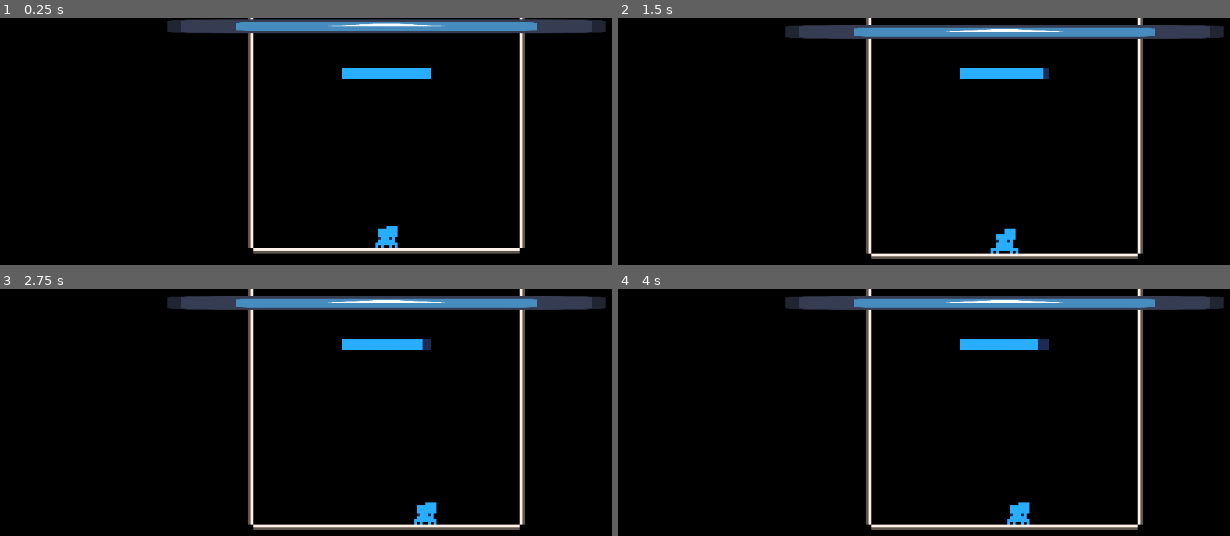
Above: before the commit, frames 1-4 (two rows, left to right).
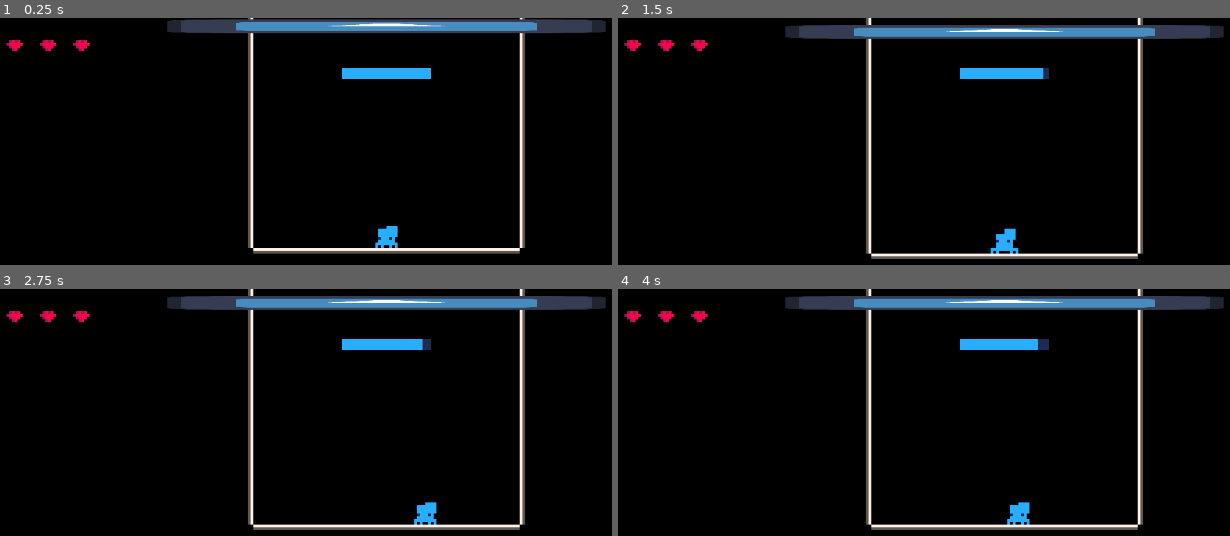
Above: after the commit, the same moments.

Repository: Flamenccio/spider-jump
Game: Godot game, scene res://game.tscn
The game is run twice, just before and just after one commit, with the same random seed, the same clock (stepped at 60 frames per second) and the same inputs. The engine's default icon, where the game draws it, is replaced by a stand-in: a white triangle on a blue panel in a dark square.
Inputs (mouse positions are in pixels of both pictures, inside the frame that each line leads up to):
- Up to frame 1 (0.25 s): no input
- Up to frame 2 (1.5 s): tap Enter at 0.5 s; move the mouse to (1181, 220) at 0.52 s; press the mouse at (1181, 220) at 0.53 s; hold D (move_right) 0.53-1.25 s; release the mouse at (1181, 220) at 1.25 s; drag from (844, 264) to (1003, 32) at 1.27 s
- Up to frame 3 (2.75 s): tap Space at 2 s; move the mouse to (465, 414) at 2.02 s; hold D (move_right) from 2.03 s (still down); tap Delete at 2.1 s
- Up to frame 4 (4 s): release D (move_right) at 2.75 s; drag from (outside the picture) to (1003, 303) at 2.77 s; tap Enter at 3.5 s; move the mouse to (outside the picture) at 3.52 s; hold A (move_left) from 3.53 s (still down); tap V at 3.6 s

The runs differ from the first frame. In frame 1, 0.3% of the frame differs, in the area x 0-15%, y 8-14%; in frame 2, 0.3%; in frame 3, 0.3%; in frame 4, 0.3%.

Commit message:
add health bar

Diff:
--- a/game.tscn
+++ b/game.tscn
@@ -31,7 +31,7 @@
 _follow_target = NodePath("../Player")
 
 [node name="DeathTrigger" type="Area2D" parent="Camera"]
-position = Vector2(0, 98)
+position = Vector2(0, 89)
 collision_layer = 0
 script = ExtResource("2_j5wjh")
 
@@ -90,6 +90,7 @@
 [connection signal="new_level_spawned" from="LevelSpawner" to="LevelSpawnTrigger" method="enqueue_elevation"]
 [connection signal="body_entered" from="LevelSpawnTrigger" to="LevelSpawnTrigger" method="_on_player_entered"]
 [connection signal="player_entered" from="LevelSpawnTrigger" to="LevelSpawner" method="spawn_new_level"]
+[connection signal="health_updated" from="PlayerStats" to="UI/Hud" method="_on_health_updated"]
 [connection signal="player_died" from="PlayerStats" to="." method="game_over"]
 [connection signal="player_hurt" from="PlayerStats" to="Player" method="_on_player_hurt"]
 [connection signal="stamina_updated" from="PlayerStats" to="UI/Hud" method="_on_stamina_updated"]
--- a/hud.gd
+++ b/hud.gd
@@ -1,7 +1,12 @@
 extends Control
 
 signal internal_stamina_updated(current_stamina: float)
+signal internal_health_updated(current_health: int)
 
 func _on_stamina_updated(current_stamina: float) -> void:
 	var processed_stamina := current_stamina * 100.0
 	internal_stamina_updated.emit(processed_stamina)
+
+
+func _on_health_updated(current_health: int) -> void:
+	internal_health_updated.emit(current_health)
--- /dev/null
+++ b/life.gd
@@ -0,0 +1,20 @@
+extends TextureRect
+
+@export var _full_sprite: Texture2D
+@export var _empty_sprite: Texture2D
+@export var _start_full: bool = true
+
+func _ready() -> void:
+	if _full_sprite == null or _empty_sprite == null:
+		printerr('life hud: empty sprites!')
+		return
+	if _start_full:
+		set_full()
+
+
+func set_full() -> void:
+	texture = _full_sprite
+
+
+func set_empty() -> void:
+	texture = _empty_sprite
--- /dev/null
+++ b/life_bar.gd
@@ -0,0 +1,35 @@
+extends HFlowContainer
+
+var items: Array[TextureRect]
+var _current_item: int = 0
+
+func _ready() -> void:
+	# Get children and sort them by x-axis
+	var children = get_children()
+	children.sort_custom(func(a: TextureRect, b: TextureRect): return a.position.x < b.position.x)
+	for child in children:
+		if child is not TextureRect:
+			continue
+		items.append(child as TextureRect)
+	_current_item = items.size() - 1
+
+
+func display_life(life: int) -> void:
+	life -= 1
+	life = clampi(life, 0, items.size() - 1)
+	var difference = life - _current_item
+	change_life(difference)
+
+
+func change_life(change: int) -> void:
+	if change == 0:
+		return
+	for i in range(abs(change)):
+		if change < 0:
+			# Reduce life
+			items[_current_item].call('set_empty')
+			_current_item -= 1
+		else:
+			# Increase life
+			_current_item += 1
+			items[_current_item].call('set_full')
--- a/player_stats.gd
+++ b/player_stats.gd
@@ -23,6 +23,10 @@
 	lives = _MAX_LIVES
 	stamina = _MAX_STAMINA
 
+	# Initiate
+	stamina_updated.emit(stamina)
+	health_updated.emit(lives)
+
 
 func decrease_lives(soft: bool = false) -> void:
 	if lives <= _MIN_LIVES:
--- a/scenes/hud.tscn
+++ b/scenes/hud.tscn
@@ -1,7 +1,10 @@
-[gd_scene load_steps=5 format=3 uid="uid://cflkesovqb44q"]
+[gd_scene load_steps=11 format=3 uid="uid://cflkesovqb44q"]
 
 [ext_resource type="Texture2D" uid="uid://wi6e3alnmqh0" path="res://sprites/main.png" id="1_ahhtf"]
 [ext_resource type="Script" uid="uid://w11jygroadmh" path="res://hud.gd" id="1_oo0fn"]
+[ext_resource type="Script" uid="uid://c6idgfnvj6gyg" path="res://life.gd" id="3_6fi6k"]
+[ext_resource type="Script" uid="uid://tjmj5v6lw2as" path="res://life_bar.gd" id="3_uo2fv"]
+[ext_resource type="Texture2D" uid="uid://dj6nc2r4uunkq" path="res://sprites/life.png" id="4_uo2fv"]
 
 [sub_resource type="AtlasTexture" id="AtlasTexture_oo0fn"]
 atlas = ExtResource("1_ahhtf")
@@ -10,6 +13,18 @@
 [sub_resource type="AtlasTexture" id="AtlasTexture_ahhtf"]
 atlas = ExtResource("1_ahhtf")
 region = Rect2(16, 64, 32, 8)
+
+[sub_resource type="AtlasTexture" id="AtlasTexture_6fi6k"]
+atlas = ExtResource("4_uo2fv")
+region = Rect2(0, 0, 8, 8)
+
+[sub_resource type="AtlasTexture" id="AtlasTexture_047uy"]
+atlas = ExtResource("4_uo2fv")
+region = Rect2(0, 0, 8, 8)
+
+[sub_resource type="AtlasTexture" id="AtlasTexture_5pdws"]
+atlas = ExtResource("4_uo2fv")
+region = Rect2(8, 0, 8, 8)
 
 [node name="Hud" type="Control"]
 layout_mode = 3
@@ -42,4 +57,42 @@
 texture_under = SubResource("AtlasTexture_oo0fn")
 texture_progress = SubResource("AtlasTexture_ahhtf")
 
+[node name="MarginContainer2" type="MarginContainer" parent="."]
+layout_mode = 1
+offset_left = 24.0
+offset_top = 24.0
+offset_right = 56.0
+offset_bottom = 32.0
+scale = Vector2(4, 4)
+
+[node name="HFlowContainer" type="HFlowContainer" parent="MarginContainer2"]
+layout_mode = 2
+size_flags_vertical = 0
+script = ExtResource("3_uo2fv")
+
+[node name="Life" type="TextureRect" parent="MarginContainer2/HFlowContainer"]
+layout_mode = 2
+size_flags_horizontal = 0
+texture = SubResource("AtlasTexture_6fi6k")
+script = ExtResource("3_6fi6k")
+_full_sprite = SubResource("AtlasTexture_047uy")
+_empty_sprite = SubResource("AtlasTexture_5pdws")
+
+[node name="Life2" type="TextureRect" parent="MarginContainer2/HFlowContainer"]
+layout_mode = 2
+size_flags_horizontal = 0
+texture = SubResource("AtlasTexture_6fi6k")
+script = ExtResource("3_6fi6k")
+_full_sprite = SubResource("AtlasTexture_047uy")
+_empty_sprite = SubResource("AtlasTexture_5pdws")
+
+[node name="Life3" type="TextureRect" parent="MarginContainer2/HFlowContainer"]
+layout_mode = 2
+size_flags_horizontal = 0
+texture = SubResource("AtlasTexture_6fi6k")
+script = ExtResource("3_6fi6k")
+_full_sprite = SubResource("AtlasTexture_047uy")
+_empty_sprite = SubResource("AtlasTexture_5pdws")
+
+[connection signal="internal_health_updated" from="." to="MarginContainer2/HFlowContainer" method="display_life"]
 [connection signal="internal_stamina_updated" from="." to="MarginContainer/CenterContainer/Stamina" method="set_value"]
Not shown, added: life.gd.uid
Not shown, added: life_bar.gd.uid
Binary file added: sprites/life.png
Not shown, added: sprites/life.png.import
